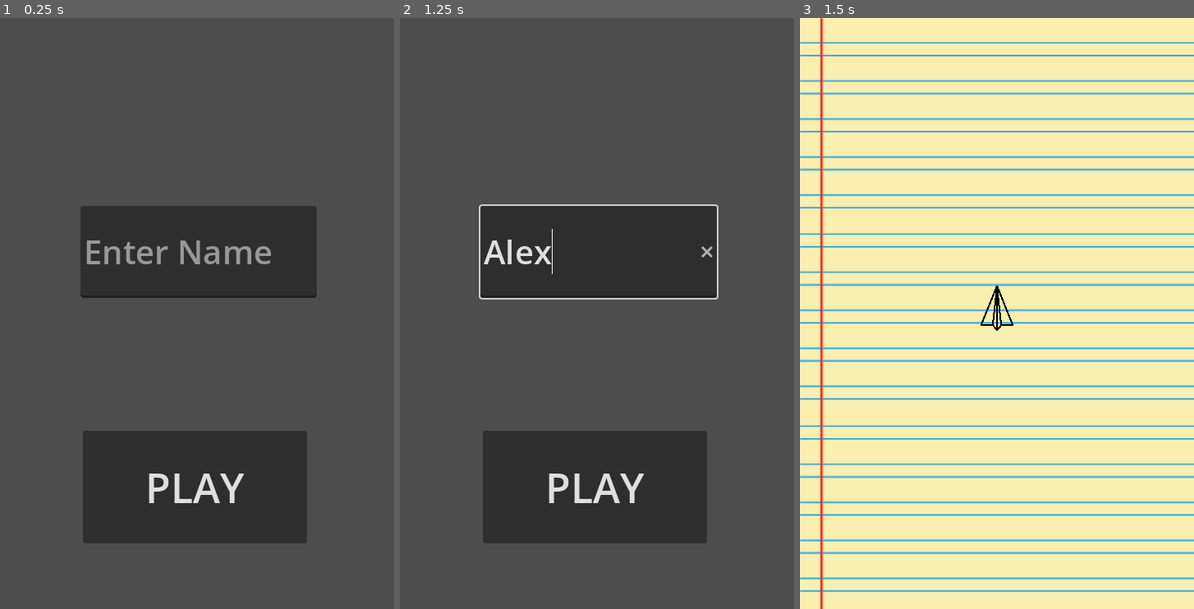
Above: before the commit, frames 1-3 (left to right).
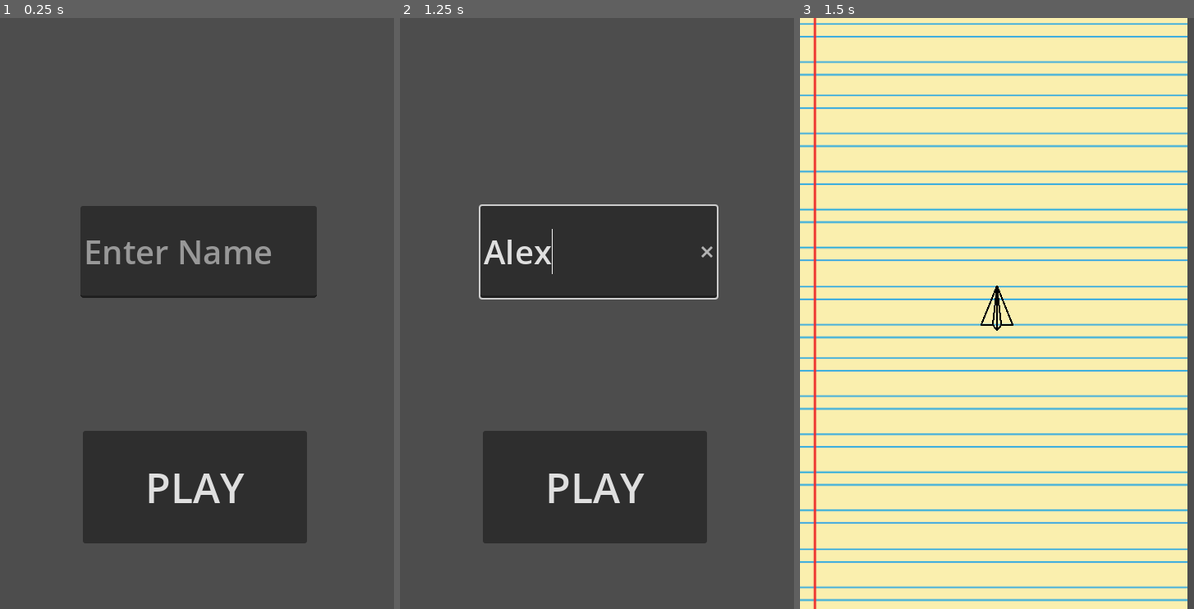
Above: after the commit, the same moments.

Repository: BorkerBrother/Paper_Plane_Game
Game: Godot game, scene res://start.tscn
Same seed, same stepped clock (60 frames per second), same inputs: the game is played once before the commit and once after it.
Inputs (mouse positions are in pixels of both pictures, inside the frame that each line leads up to):
- Up to frame 1 (0.25 s): no input
- Up to frame 2 (1.25 s): click (597, 254) at 0.52 s; type "Alex" at 0.6 s
- Up to frame 3 (1.5 s): click "PLAY" at 1.25 s

Frames 1-2 are identical in both runs. In frame 3, 29% of the frame differs, in the area x 0-100%, y 0-100%.

Commit message:
Background as Tileset, position clamp in x only

Diff:
--- a/Game/player.tscn
+++ b/Game/player.tscn
@@ -33,7 +33,7 @@
 		velocity = velocity.normalized() * speed
 		#print(position)
 	position += velocity * delta
-	position = position.clamp((screen_size / -2.0), (screen_size / 2.0))
+	position.x = clamp(position.x, screen_size.x / -2.0, screen_size.x / 2.0)
 "
 
 [sub_resource type="ConvexPolygonShape2D" id="ConvexPolygonShape2D_tgmn7"]
--- a/Game/world.tscn
+++ b/Game/world.tscn
@@ -1,15 +1,25 @@
-[gd_scene load_steps=3 format=3 uid="uid://lblemmtoksoq"]
+[gd_scene load_steps=5 format=3 uid="uid://lblemmtoksoq"]
 
 [ext_resource type="PackedScene" uid="uid://cd235rqcdfy8m" path="res://player.tscn" id="1_djhg5"]
 [ext_resource type="Texture2D" uid="uid://cnqjxh0j0pxix" path="res://Assets/Background_Paper_Plane.png" id="1_smhvf"]
+
+[sub_resource type="TileSetAtlasSource" id="TileSetAtlasSource_o5wft"]
+texture = ExtResource("1_smhvf")
+0:1/size_in_atlas = Vector2i(30, 20)
+0:1/0 = 0
+
+[sub_resource type="TileSet" id="TileSet_2g0u5"]
+sources/0 = SubResource("TileSetAtlasSource_o5wft")
 
 [node name="World" type="Node2D"]
 
 [node name="Player" parent="." instance=ExtResource("1_djhg5")]
 position = Vector2(0, 0)
 
-[node name="BackgroundPaperPlane" type="Sprite2D" parent="."]
+[node name="Camera2D" type="Camera2D" parent="."]
+
+[node name="TileMap" type="TileMap" parent="."]
 z_index = -1
-texture = ExtResource("1_smhvf")
-
-[node name="Camera2D" type="Camera2D" parent="."]
+tile_set = SubResource("TileSet_2g0u5")
+format = 2
+layer_0/tile_data = PackedInt32Array(851967, 0, 1, -458753, 0, 1, -1769473, 0, 1, -3080193, 0, 1, -4390913, 0, 1)
